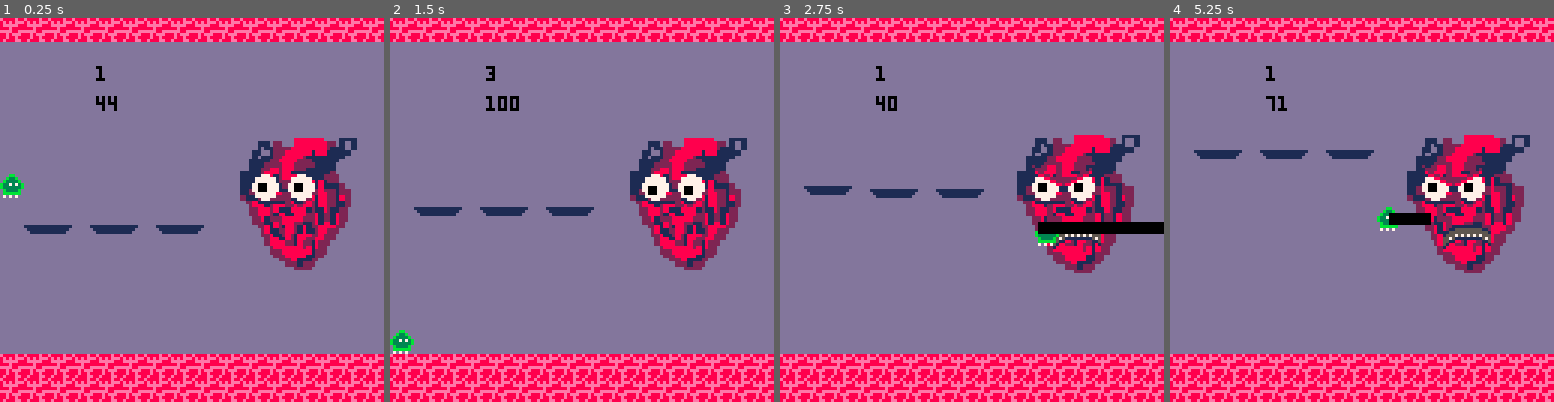
Above: before the commit, frames 1-4 (left to right).
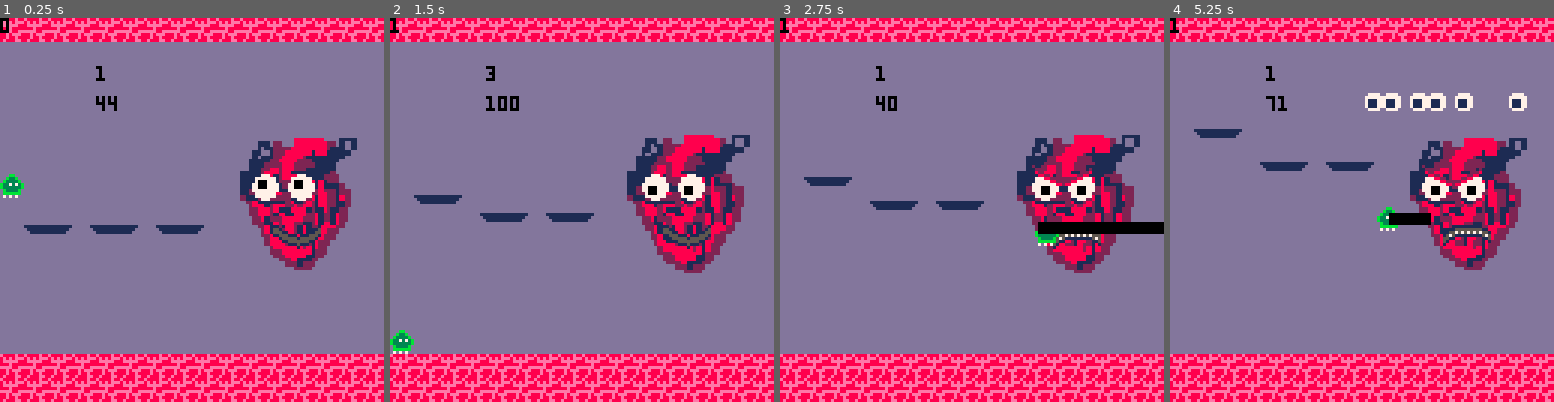
Above: after the commit, the same moments.

Repository: Von-dy/Game_Design_Final_Project
Game: PICO-8 cartridge build1.p8
The game is run twice, just before and just after one commit, with the same random seed, the same clock (stepped at 60 frames per second) and the same inputs.
Inputs:
- Up to frame 1 (0.25 s): no input
- Up to frame 2 (1.5 s): tap X (X key) at 0.33, 1.07 s; tap O (Z key) at 0.7 s
- Up to frame 3 (2.75 s): hold Right 1.6-2.1 s; tap O (Z key) at 1.7, 2.1, 2.5 s; tap X (X key) at 1.85 s; hold Up 2.15-2.42 s; hold Right from 2.47 s (still down)
- Up to frame 4 (5.25 s): tap O (Z key) every 0.4 s from 2.9 to 4.9 s; tap X (X key) at 2.97, 4.08, 5.2 s; release Right at 3.03 s; hold Left 3.08-3.58 s; hold Down 3.63-3.97 s; hold Right 4.02-4.68 s; hold Up 4.73-5.03 s; hold Left from 5.08 s (still down)

The runs differ from the first frame. In frame 1, 0.5% of the frame differs, in the area x 0-84%, y 0-61%; in frame 2, 3.4%; in frame 3, 1.7%; in frame 4, 4.9%, in the area x 0-94%, y 0-67%.

Commit message:
Enhanced Pupils and Converted Face Anim to Funcs
- Pupils now track x and y instead of just y
- Pupil and Mouth drawing now moved to functions draw_pupils and draw_lips

Diff:
--- a/build1.p8
+++ b/build1.p8
@@ -25,7 +25,7 @@
 --generic boss class
 function generic_boss()
  boss={
-  phase=0,
+  state=0,
   hp=0,
   x=138,
   y=60,
@@ -84,7 +84,7 @@
  x=o.x,
  y=o.y,
  d=d,
- sprite=17,
+ sprite=21,
  spd=1
  }
  return b
@@ -443,12 +443,7 @@
  return fget(val,0)
 end
 
---arrows to increase/decrease "phase"
---beat speed = .045+(.02*p)
---last if/else checks number of beat
 function _update60()
- heart_beat()
- heart_platforms()
  if game.state==2 then
   for p in all(players) do
    groundmovement(p)
@@ -458,11 +453,13 @@
   --change what boss state
   if btnp(4) then boss.state=(boss.state+1)%3 end
   if boss.id==1 then hb_logic(boss.state) end
+  heart_beat()
+  heart_platforms()
  end
 end
 
 function heart_beat()
- x+=.045+(.02*boss.phase)
+ x+=.045+(.02*boss.state)
  if x>1 then x=0 end
  if cos(x)==1 then c+=1 if c==3 then c=0 else sfx(0) end end
 end
@@ -495,6 +492,7 @@
  map(0,0,0,0,16,16)
  draw_platforms()
  draw_boss()
+ print(boss.state)
  for p in all(players) do
   spr(p.sprite,p.x,p.y)
   print(p.state,32,16)
@@ -541,35 +538,68 @@
   line(103, 51, 95, 55, 8)
 
   --angry mouth
-  for i=0, 15 do
-   pset(91+i, 72+3*sin(i/32), 1)
-   pset(91+i, 73+3*sin(i/32), 5)
-   pset(91+i, 74+3*sin(i/32), 5)
+  draw_lips(1, 91, 72, 16, 1, 5)
+ else
+  --happy mouth
+  draw_lips(0, 91, 72, 16, 1, 5)
+ end
+ --pupil tracking
+ draw_pupils(88, 56, 4, 12)
+end
+
+--left center_x, left center_y, radius, distance
+function draw_pupils(c_x, c_y, r, d)
+ local x=c_x-1
+ local y=c_y
+ local p_y=0
+ local p_x=0
+
+ for p in all(players) do
+   p_y=p.y
+   p_x=p.x
+ end
+
+ if p_y<=c_y then y-=1 end
+ if p_y<=c_y+32 then y-=1 end
+ if p_x>=c_x+20 then x+=1 end
+ if p_x<=c_x-20 then x-=1 end
+ if p_x>c_x-20 and p_x<c_x+20 then y+=1 end
+
+ rectfill(x,y,x+2,y+2,0)
+ rectfill(x+d,y,x+d+2, y+2, 0)
+end
+
+--mood, x, y, length, primary_col, secondary_col
+function draw_lips(m, x, y, len, p_col, s_col)
+ local l=len*2
+ if m==0 then --happy mood
+  for i=0, len-1 do
+   pset(x+i, y-4*sin(i/l), p_col)
+   pset(x+i, (y-1)-4*sin(i/l), s_col)
+   pset(x+i, (y-2)-4*sin(i/l), s_col)
    if c!=1 then
-    pset(91+i, 75+3*sin(i/32), 1)
-    if i%2==0 and i!=0 then pset(91+i, 74+3*sin(i/32), 7) end
+    pset(x+i, (y-3)-4*sin(i/l), p_col)
    else
-    pset(91+i, 75+3*sin(i/32), 5)
-    pset(91+i, 76+3*sin(i/32), 1)
-    if i%2==0 and i!=0 then pset(91+i, 75+3*sin(i/32), 7) end
+    pset(x+i, (y-3)-4*sin(i/l), s_col)
+    pset(x+i, (y-3)-4*sin(i/l), p_col)
    end
   end
-
- else
-
- end
- --pupil tracking
-  if y<=48 then
-    rectfill(86, 54, 88, 56, 0)
-    rectfill(98, 54, 100, 56, 0)
-   elseif y<=72 then
-    rectfill(86, 55, 88, 57, 0)
-    rectfill(98, 55, 100, 57, 0)
-   else
-    rectfill(86, 56, 88, 58, 0)
-    rectfill(98, 56, 100, 58, 0)
-  end
-end
+ elseif m==1 then --angry mood
+  for i=0, len-1 do
+    pset(x+i, y+3*sin(i/l), p_col)
+    pset(x+i, (y+1)+3*sin(i/l), s_col)
+    pset(x+i, (y+2)+3*sin(i/l), s_col)
+    if c!=1 then
+     pset(x+i, (y+3)+3*sin(i/l), p_col)
+     if i%2==0 and i!=0 then pset(x+i, (y+2)+3*sin(i/l), 7) end
+    else
+     pset(x+i, (y+3)+3*sin(i/l), s_col)
+     pset(x+i, (y+4)+3*sin(i/l), p_col)
+     if i%2==0 and i!=0 then pset(x+i, (y+3)+3*sin(i/l), 7) end
+    end
+   end
+  end
+ end
 
 function draw_platforms()
  for p in all(platforms) do
